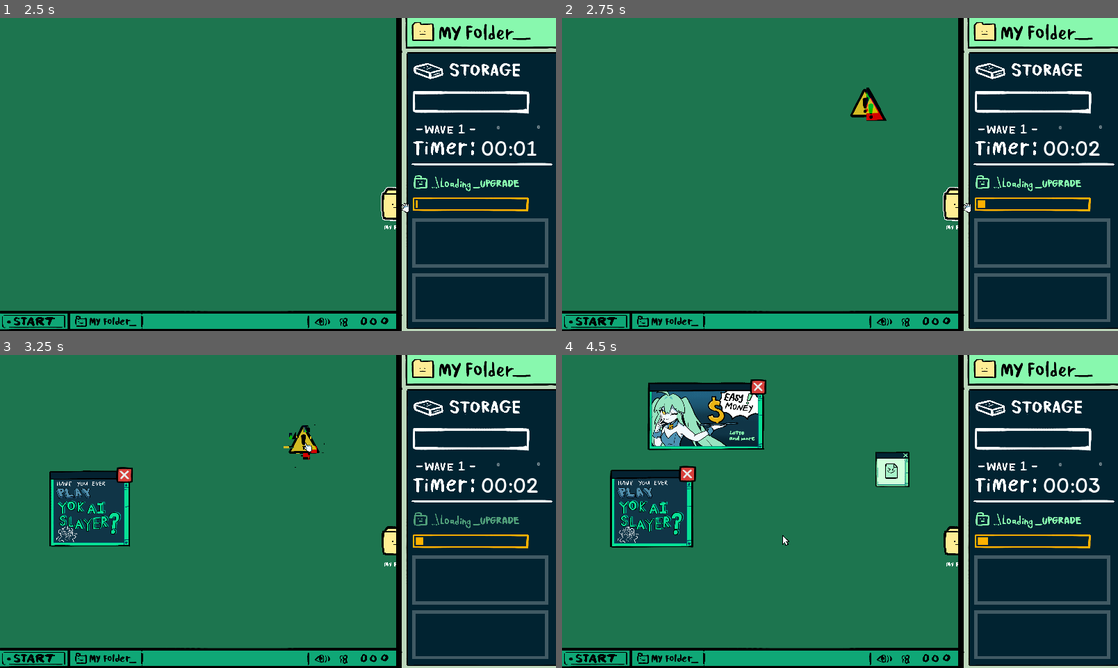
Above: before the commit, frames 1-4 (two rows, left to right).
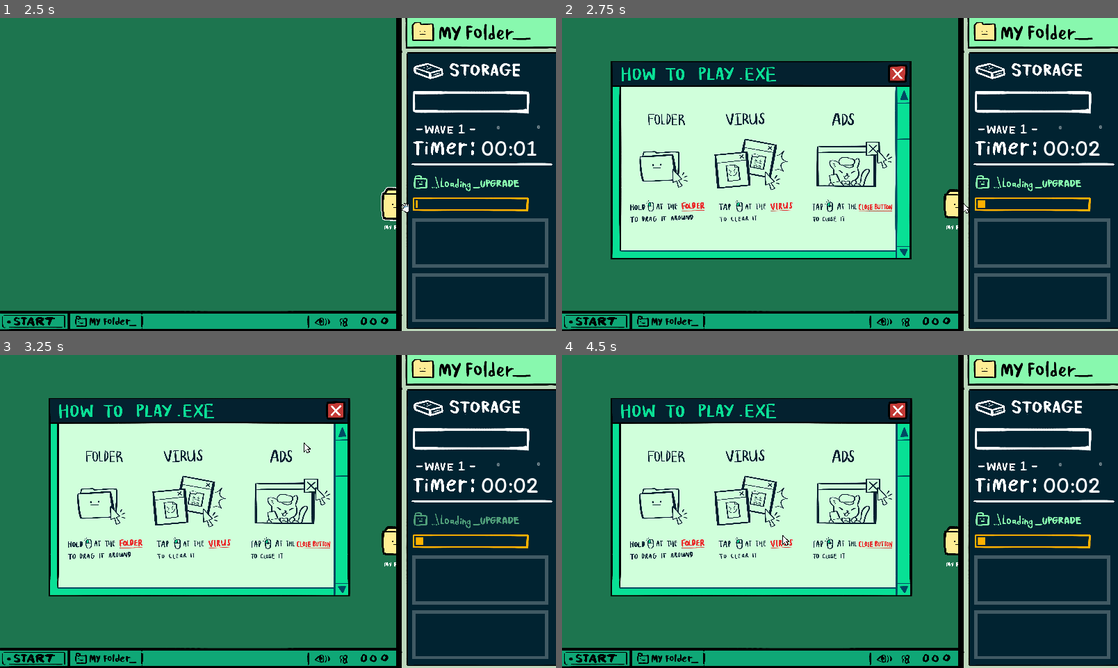
Above: after the commit, the same moments.

Repository: icheft524/Folder-Brawler
Game: Godot game, scene res://menu.tscn
The game is run twice, just before and just after one commit, with the same random seed, the same clock (stepped at 60 frames per second) and the same inputs. The engine's default icon, where the game draws it, is replaced by a stand-in: a white triangle on a blue panel in a dark square.
Inputs (mouse positions are in pixels of both pictures, inside the frame that each line leads up to):
- Up to frame 1 (2.5 s): click (16, 36) at 0.5 s; tap Enter (ui_accept) at 1.25 s; drag from (133, 68) to (478, 243) at 1.27 s; drag from (478, 243) to (400, 202) at 2.02 s
- Up to frame 2 (2.75 s): no input
- Up to frame 3 (3.25 s): move the mouse to (305, 442) at 2.77 s; press the mouse at (305, 442) at 2.78 s
- Up to frame 4 (4.5 s): release the mouse at (867, 442) at 3.5 s; drag from (1040, 633) to (867, 442) at 3.52 s; drag from (650, 511) to (1040, 580) at 4.27 s

Frame 1 is identical in both runs. In frame 2, 34% of the frame differs, in the area x 8-74%, y 13-78%; in frame 3, 34%; in frame 4, 35%, in the area x 8-97%, y 7-78%.

Commit message:
popup update

Diff:
--- a/popup.gd
+++ b/popup.gd
@@ -13,7 +13,7 @@
 
 var mouse_close_in = false
 var already_clicked = false
-var normal = Vector2(0.369,0.369)
+var normal = Vector2(0.3,0.3)
 #@export var close =  Vector2(0.8,0.8)
 
 var wave2 = true
@@ -58,9 +58,9 @@
 
 func _process(delta):
 	#if global.pop_enter_tutorial && !is_enter:
-	if global.time == 3:
+	if global.time == 1:
 		closed = false
-	if global.time == 4:
+	if global.time == 2:
 		showpo(howto1)
 	if global.time == 11:
 		closed = false
--- a/popup.tscn
+++ b/popup.tscn
@@ -1,8 +1,9 @@
-[gd_scene load_steps=4 format=3 uid="uid://bovydyeqng22q"]
+[gd_scene load_steps=5 format=3 uid="uid://bovydyeqng22q"]
 
 [ext_resource type="Script" path="res://popup.gd" id="1_k3w5a"]
 [ext_resource type="Texture2D" uid="uid://bf20bvp5rvt8u" path="res://art/howtoplay/howtoplay.png" id="2_8l3el"]
-[ext_resource type="Texture2D" uid="uid://dtb01en0forhv" path="res://art/playerfolder/closebutton.png" id="3_ko2i3"]
+[ext_resource type="Texture2D" uid="uid://crmvwdulqu6f1" path="res://art/closebutton.png" id="3_8bokt"]
+[ext_resource type="Texture2D" uid="uid://bkij2inxhxck1" path="res://art/closebuttonhover.png" id="4_q473d"]
 
 [node name="popup" type="Node2D"]
 process_mode = 2
@@ -19,16 +20,15 @@
 
 [node name="close" type="TextureButton" parent="image"]
 process_mode = 2
-visible = false
-offset_left = 1260.0
-offset_top = -1073.33
-offset_right = 1698.0
-offset_bottom = -524.336
-scale = Vector2(0.6, 0.6)
+offset_left = 1250.0
+offset_top = -950.0
+offset_right = 1688.0
+offset_bottom = -533.0
+scale = Vector2(0.45, 0.45)
 mouse_default_cursor_shape = 2
 action_mode = 0
-texture_normal = ExtResource("3_ko2i3")
-texture_hover = ExtResource("3_ko2i3")
+texture_normal = ExtResource("3_8bokt")
+texture_hover = ExtResource("4_q473d")
 ignore_texture_size = true
 stretch_mode = 0
 
